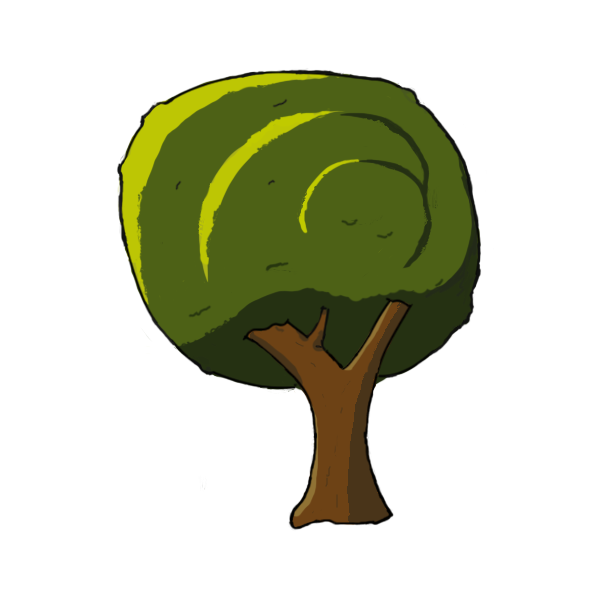
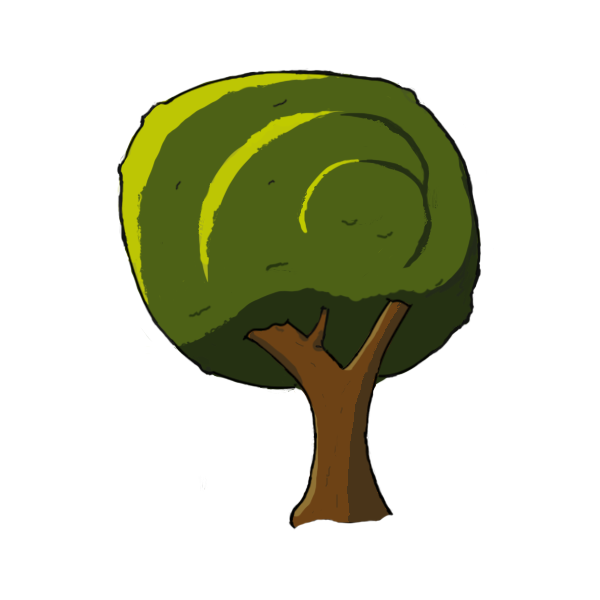
The second 600×600 image is a revision of the first. Changes to its layers:
painted on "tronc" over (288, 513, 394, 531)
